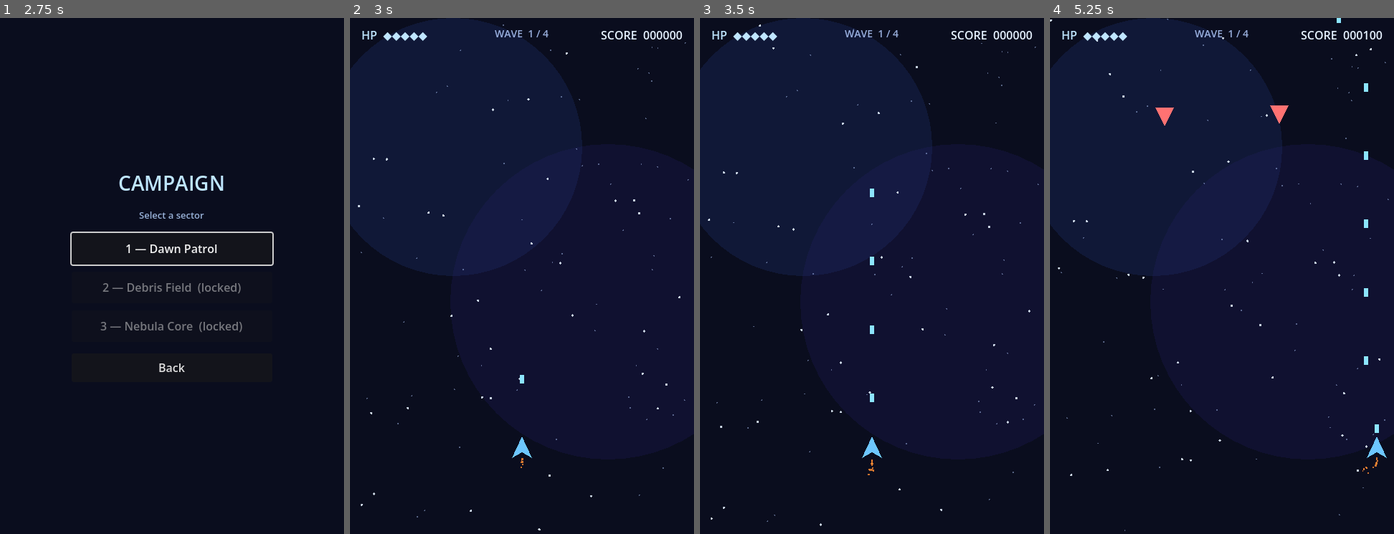
Above: before the commit, frames 1-4 (left to right).
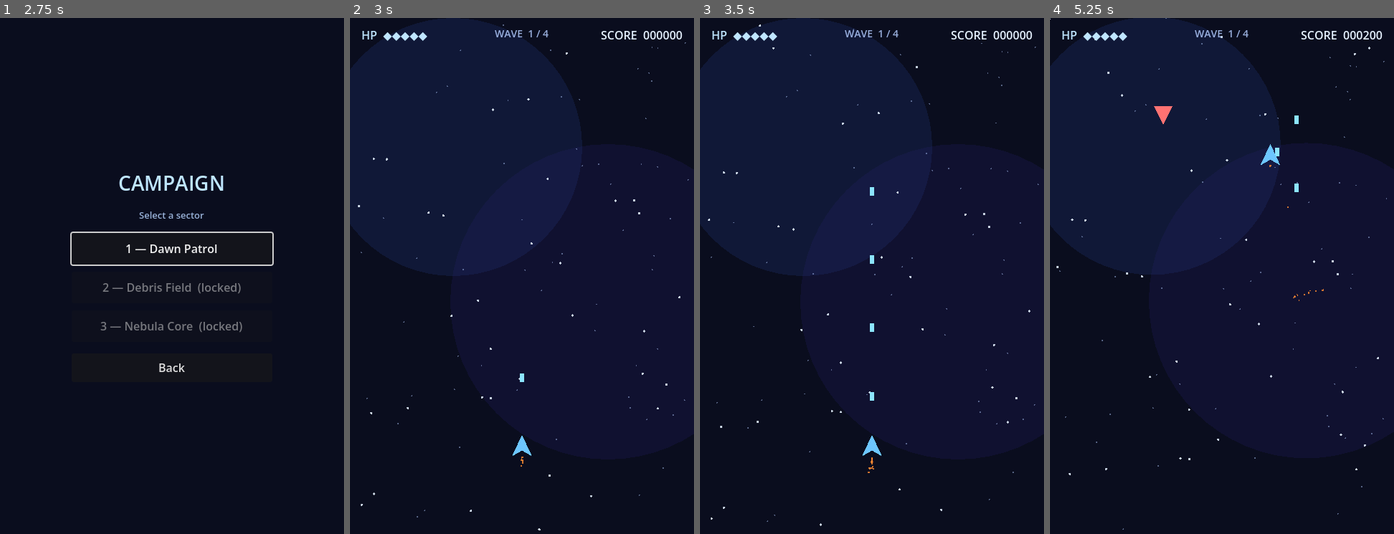
Above: after the commit, the same moments.

Repository: brottman/nebula-dawn
Game: Godot game, scene res://scenes/ui/main_menu.tscn
The game is run twice, just before and just after one commit, with the same random seed, the same clock (stepped at 60 frames per second) and the same inputs.
Inputs (mouse positions are in pixels of both pictures, inside the frame that each line leads up to):
- Up to frame 1 (2.75 s): click "Campaign" at 0.5 s; click "Back" at 1.25 s; click "Campaign" at 2 s
- Up to frame 2 (3 s): click "1 — Dawn Patrol" at 2.75 s
- Up to frame 3 (3.5 s): no input
- Up to frame 4 (5.25 s): move the mouse to (1297, 250) at 3.52 s; hold D (move_right) 3.53-4.25 s; click (1297, 250) at 3.67 s; drag from (1153, 301) to (1301, 317) at 4.27 s; move the mouse to (1256, 162) at 5.02 s; hold D (move_right) from 5.03 s (still down); click (1256, 162) at 5.17 s

Frame 1 is identical in both runs. In frame 2, less than 0.1% of the frame differs, in the area x 47-53%, y 68-88%; in frame 3, less than 0.1%; in frame 4, 1.0%, in the area x 0-99%, y 0-100%.

Commit message:
Commit pending changes via SysManager

Diff:
--- a/project.godot
+++ b/project.godot
@@ -21,11 +21,13 @@
 
 window/size/viewport_width=480
 window/size/viewport_height=720
-window/size/window_width_override=480
-window/size/window_height_override=720
 window/stretch/mode="canvas_items"
-window/stretch/aspect="keep"
+window/stretch/aspect="expand"
 window/handheld/orientation=1
+
+[input_devices]
+
+pointing/emulate_touch_from_mouse=true
 
 [input]
 
--- a/scripts/autoloads/audio_bus.gd
+++ b/scripts/autoloads/audio_bus.gd
@@ -1,8 +1,15 @@
 extends Node
-## Lightweight SFX via generated tones — no external audio files required for MVP.
+## SFX via generated tones + looping OGG music tracks.
+
+enum MusicTrack { NONE, MENU, GAME }
 
 var _players: Array[AudioStreamPlayer] = []
+var _music: AudioStreamPlayer
+var _current_track: MusicTrack = MusicTrack.NONE
 var _rng := RandomNumberGenerator.new()
+
+var _menu_stream: AudioStream
+var _game_stream: AudioStream
 
 
 func _ready() -> void:
@@ -12,6 +19,47 @@
 		p.bus = "Master"
 		add_child(p)
 		_players.append(p)
+	_music = AudioStreamPlayer.new()
+	_music.bus = "Master"
+	add_child(_music)
+	_menu_stream = _load_looping("res://assets/audio/menu_theme.ogg")
+	_game_stream = _load_looping("res://assets/audio/game_theme.ogg")
+
+
+func _load_looping(path: String) -> AudioStream:
+	var stream := load(path) as AudioStream
+	if stream == null:
+		push_warning("Missing music: %s" % path)
+		return null
+	var copy := stream.duplicate()
+	if copy is AudioStreamOggVorbis:
+		(copy as AudioStreamOggVorbis).loop = true
+	return copy
+
+
+func play_menu_music() -> void:
+	_set_music(MusicTrack.MENU, _menu_stream, -16.0)
+
+
+func play_game_music() -> void:
+	_set_music(MusicTrack.GAME, _game_stream, -14.0)
+
+
+func stop_music() -> void:
+	_current_track = MusicTrack.NONE
+	if _music:
+		_music.stop()
+
+
+func _set_music(track: MusicTrack, stream: AudioStream, volume_db: float) -> void:
+	if stream == null:
+		return
+	if _current_track == track and _music.playing:
+		return
+	_current_track = track
+	_music.stream = stream
+	_music.volume_db = volume_db
+	_music.play()
 
 
 func play_shoot() -> void:
--- a/scripts/game/game_world.gd
+++ b/scripts/game/game_world.gd
@@ -28,7 +28,23 @@
 	EventBus.screen_shake.connect(_on_shake)
 	if pause_menu.has_method("hide_menu"):
 		pause_menu.hide_menu()
+	get_viewport().size_changed.connect(_fit_playfield)
+	_fit_playfield()
+	AudioBus.play_game_music()
 	_start_mode()
+
+
+func _fit_playfield() -> void:
+	var vp := get_viewport_rect().size
+	camera.position = vp * 0.5
+	if _ending or not is_instance_valid(player) or player.dead:
+		return
+	var margin := 24.0
+	player.global_position.x = clampf(player.global_position.x, margin, vp.x - margin)
+	player.global_position.y = clampf(player.global_position.y, margin, vp.y - margin)
+	# First fit: place near bottom-center if still at the editor default.
+	if player.global_position.distance_to(Vector2(240, 600)) < 2.0:
+		player.global_position = Vector2(vp.x * 0.5, vp.y * 0.83)
 
 
 func _start_mode() -> void:
--- a/scripts/player/player_ship.gd
+++ b/scripts/player/player_ship.gd
@@ -1,7 +1,10 @@
 extends CharacterBody2D
-## Player strike craft — 8-way move, hold-to-fire, power-ups.
+## Player strike craft — touch-drag or 8-way move, auto-fire, power-ups.
 
 const PLAYFIELD_MARGIN := 24.0
+## Keep the ship above the finger so the craft stays visible.
+const TOUCH_OFFSET := Vector2(0, -56)
+const TOUCH_FOLLOW := 22.0
 
 @export var move_speed: float = 280.0
 @export var max_hp: int = 5
@@ -20,6 +23,10 @@
 
 var projectile_pool: ProjectilePool
 
+var _touch_active: bool = false
+var _touch_index: int = -1
+var _touch_world: Vector2 = Vector2.ZERO
+
 @onready var _poly: Polygon2D = $Polygon2D
 @onready var _shield_visual: Polygon2D = $ShieldVisual
 @onready var _engine: GPUParticles2D = $EngineParticles
@@ -34,6 +41,31 @@
 
 func setup(pool: ProjectilePool) -> void:
 	projectile_pool = pool
+
+
+func _unhandled_input(event: InputEvent) -> void:
+	if dead:
+		return
+	if event is InputEventScreenTouch:
+		var touch := event as InputEventScreenTouch
+		if touch.pressed:
+			_touch_active = true
+			_touch_index = touch.index
+			_touch_world = _screen_to_world(touch.position)
+			get_viewport().set_input_as_handled()
+		elif touch.index == _touch_index:
+			_touch_active = false
+			_touch_index = -1
+			get_viewport().set_input_as_handled()
+	elif event is InputEventScreenDrag:
+		var drag := event as InputEventScreenDrag
+		if _touch_active and drag.index == _touch_index:
+			_touch_world = _screen_to_world(drag.position)
+			get_viewport().set_input_as_handled()
+
+
+func _screen_to_world(screen_pos: Vector2) -> Vector2:
+	return get_canvas_transform().affine_inverse() * screen_pos
 
 
 func _physics_process(delta: float) -> void:
@@ -61,11 +93,16 @@
 		_flash_timer -= delta
 
 
-func _handle_movement(_delta: float) -> void:
-	var dir := Input.get_vector("move_left", "move_right", "move_up", "move_down")
-	velocity = dir * move_speed
-	move_and_slide()
+func _handle_movement(delta: float) -> void:
 	var vp := get_viewport_rect().size
+	if _touch_active:
+		var target := _touch_world + TOUCH_OFFSET
+		global_position = global_position.lerp(target, 1.0 - exp(-TOUCH_FOLLOW * delta))
+		velocity = Vector2.ZERO
+	else:
+		var dir := Input.get_vector("move_left", "move_right", "move_up", "move_down")
+		velocity = dir * move_speed
+		move_and_slide()
 	global_position.x = clampf(global_position.x, PLAYFIELD_MARGIN, vp.x - PLAYFIELD_MARGIN)
 	global_position.y = clampf(global_position.y, PLAYFIELD_MARGIN, vp.y - PLAYFIELD_MARGIN)
 
@@ -114,6 +151,8 @@
 
 func _die() -> void:
 	dead = true
+	_touch_active = false
+	_touch_index = -1
 	visible = false
 	set_physics_process(false)
 	AudioBus.play_explode()
--- a/scripts/ui/campaign_select.gd
+++ b/scripts/ui/campaign_select.gd
@@ -13,6 +13,7 @@
 
 func _ready() -> void:
 	back_btn.pressed.connect(_on_back)
+	AudioBus.play_menu_music()
 	for i in TITLES.size():
 		var btn := Button.new()
 		btn.text = TITLES[i]
--- a/scripts/ui/main_menu.gd
+++ b/scripts/ui/main_menu.gd
@@ -13,6 +13,7 @@
 	quit_btn.pressed.connect(_on_quit)
 	high_score.text = "ENDLESS BEST  %06d" % GameState.endless_high_score
 	campaign_btn.grab_focus()
+	AudioBus.play_menu_music()
 
 
 func _on_campaign() -> void:
--- a/scripts/ui/mission_results.gd
+++ b/scripts/ui/mission_results.gd
@@ -15,6 +15,7 @@
 	menu_btn.pressed.connect(_on_menu)
 	_populate()
 	again_btn.grab_focus()
+	AudioBus.play_menu_music()
 
 
 func _populate() -> void:
Not shown, changed: Ideas.txt
Not shown, added: assets/audio/game_theme.ogg.import
Not shown, added: assets/audio/menu_theme.ogg.import
Not shown, changed: README.md
Not shown, added: assets/audio/game_theme.ogg
Not shown, added: assets/audio/menu_theme.ogg
